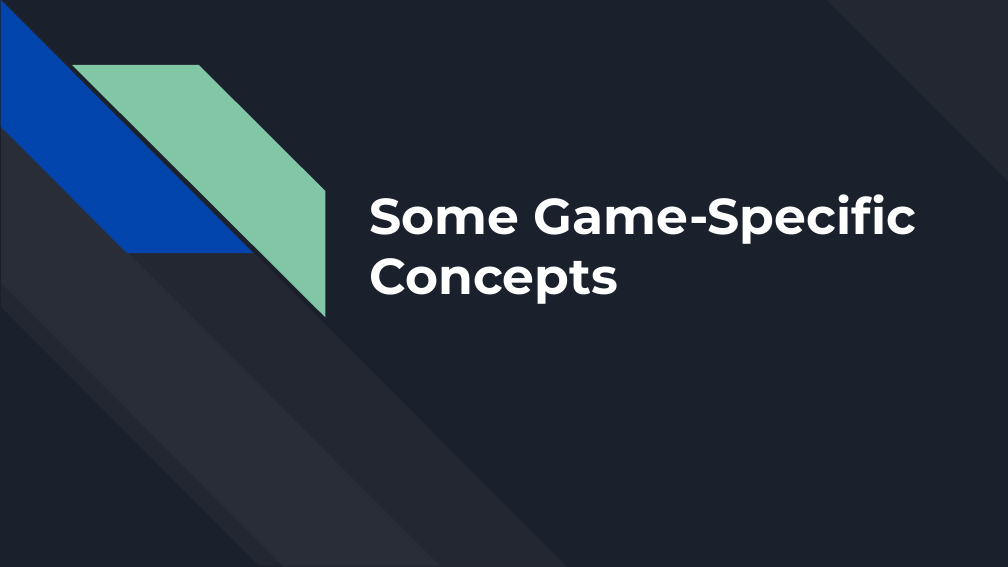
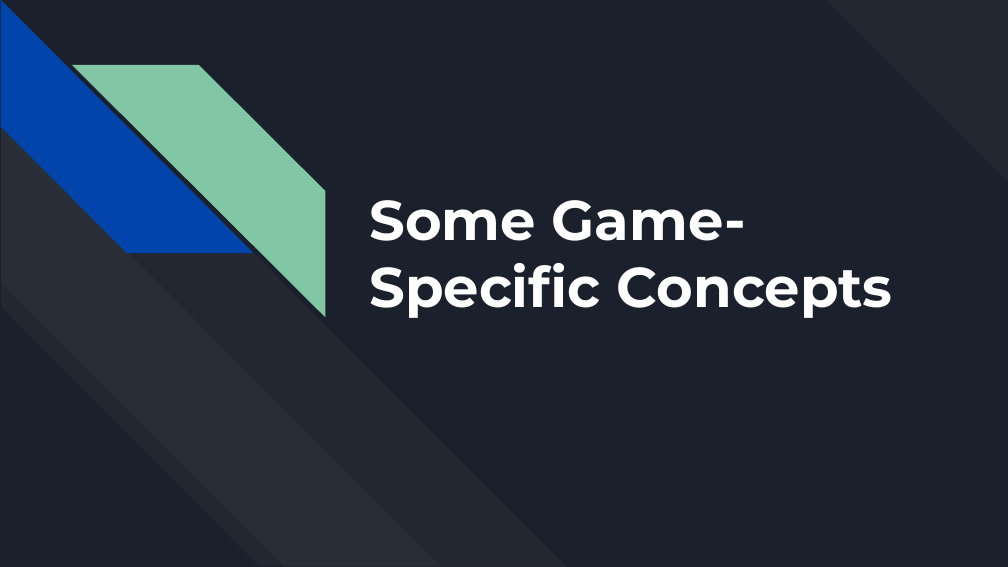
Before and after one commit to Apurv-henkare/Workshop, a slide deck: slide 9 of ppt/main_ppt.pptx. Drawn at 1008x567 pixels with LibreOffice and Linux fonts; fonts in the diff are those of the drawing. Boxes give left, top, right and bottom in pixels: in the first picture for what was removed or moved away, otherwise in the second. Text is boxed around its words. In the diff, an @@ line names an element or a change of style, - is before the commit and + after.

Commit message:
Edited ppt and workshop.txt

```diff
--- a/ppt/main_ppt.pptx
+++ b/ppt/main_ppt.pptx
@@ title "Some Game-Specific Concepts" at [370, 200, 893, 318]: size 36 to 40 pt @@
```
Also in this commit, not shown: 1 other slide changed, 2 slides added, 1 slide removed, 2 other files.
